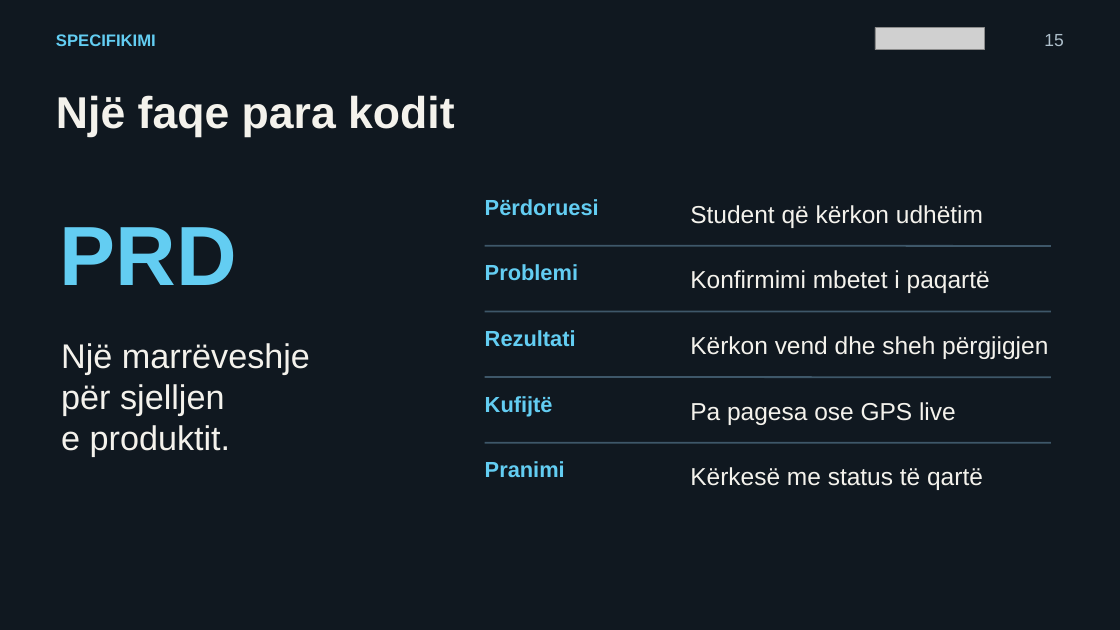
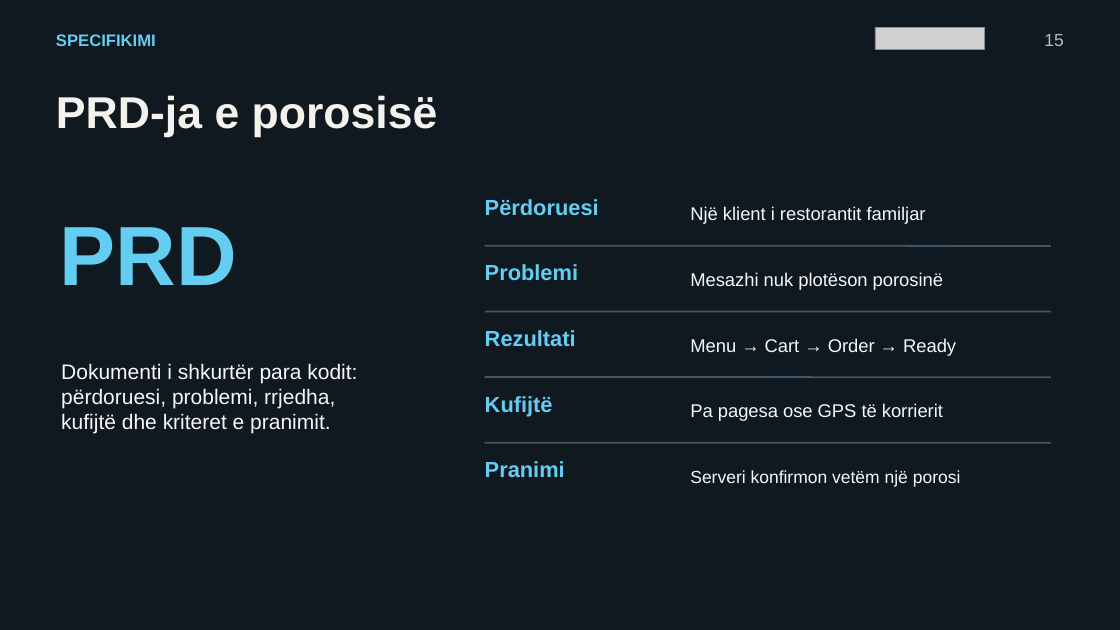
Before and after one commit to arbenl/arbenl.github.io, a slide deck: slide 15 of Jave1_Hyrje_Nextjs_PWA_Copilot_2026.pptx. Drawn at 1120x630 pixels with LibreOffice and Linux fonts; fonts in the diff are those of the drawing; grey boxes stand for pictures. Boxes give left, top, right and bottom in pixels: in the first picture for what was removed or moved away, otherwise in the second. Text is boxed around its words. In the diff, an @@ line names an element or a change of style, - is before the commit and + after.

```diff
--- a/Jave1_Hyrje_Nextjs_PWA_Copilot_2026.pptx
+++ b/Jave1_Hyrje_Nextjs_PWA_Copilot_2026.pptx
@@ text at box(56, 95, 438, 137): text changed @@
-Një faqe para kodit
+PRD-ja e porosisë
@@ text at box(690, 206, 926, 224): text changed; size 21 to 15.8 pt; text colour #F4F2EC to #F5F7F9 @@
-Student që kërkon udhëtim
+Një klient i restorantit familjar
@@ text at box(690, 272, 943, 290): text changed; size 21 to 15.8 pt; text colour #F4F2EC to #F5F7F9 @@
-Konfirmimi mbetet i paqartë
+Mesazhi nuk plotëson porosinë
@@ text at box(690, 338, 956, 356): text changed; size 21 to 15.8 pt; text colour #F4F2EC to #F5F7F9 @@
-Kërkon vend dhe sheh përgjigjen
+Menu → Cart → Order → Ready
@@ text at box(61, 363, 357, 434): text changed; size 29.2 to 18 pt; text colour #F4F2EC to #F5F7F9 @@
-Një marrëveshje
-për sjelljen
-e produktit.
+Dokumenti i shkurtër para kodit:
+përdoruesi, problemi, rrjedha,
+kufijtë dhe kriteret e pranimit.
@@ text at box(690, 403, 943, 421): text changed; size 21 to 15.8 pt; text colour #F4F2EC to #F5F7F9 @@
-Pa pagesa ose GPS live
+Pa pagesa ose GPS të korrierit
@@ text at box(690, 470, 961, 487): text changed; size 21 to 15 pt; text colour #F4F2EC to #F5F7F9 @@
-Kërkesë me status të qartë
+Serveri konfirmon vetëm një porosi
```
Also in this commit, not shown: 18 other slides changed, 2 slides added, 2 slides removed, 3 other files.
